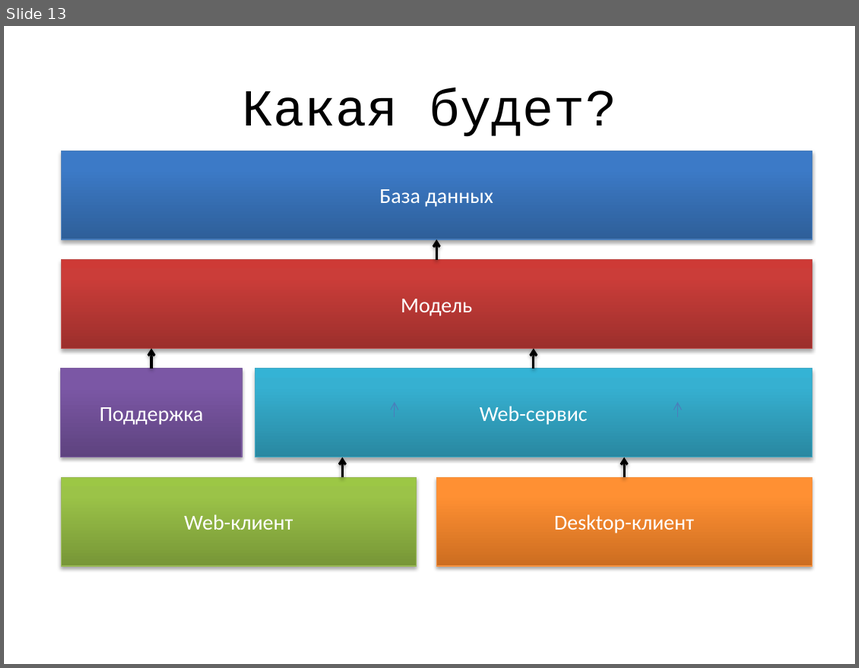
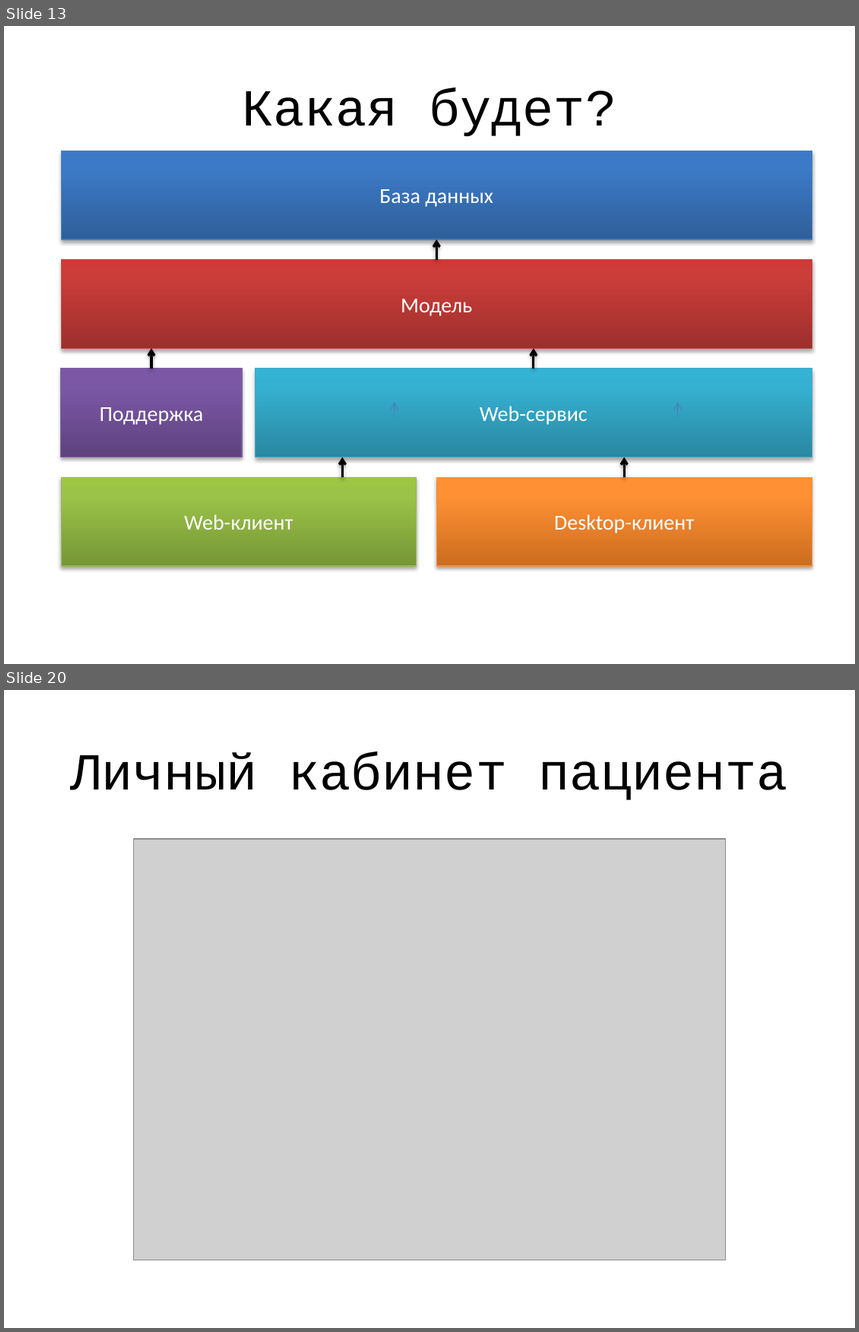
Before and after one commit to jpedraza/Health, a slide deck: Presentation/main.pptx. Shown one above the other, each under a label of ours: slide 13 before the commit, slides 13 and 20 after it; the slides between them are not shown. The pictures are 859x668 and 859x1332 pixels, drawn with LibreOffice and Linux fonts; fonts in the diff are those of the drawing; grey boxes stand for pictures. Boxes give left, top, right and bottom in pixels: in the first picture for what was removed or moved away, otherwise in the second. Text is boxed around its words. In the diff, an @@ line names an element or a change of style, - is before the commit and + after.

```diff
--- a/Presentation/main.pptx
+++ b/Presentation/main.pptx
@@ slide 20 added at box(4, 690, 855, 1328), background #FFFFFF @@
@@ title added at box(70, 752, 788, 800), 44 pt, text #000000 @@
+Личный кабинет пациента
@@ picture added at box(133, 839, 726, 1260) @@
```
Also in this commit, not shown: 13 other slides added, 1 slide removed, 1 other file.
